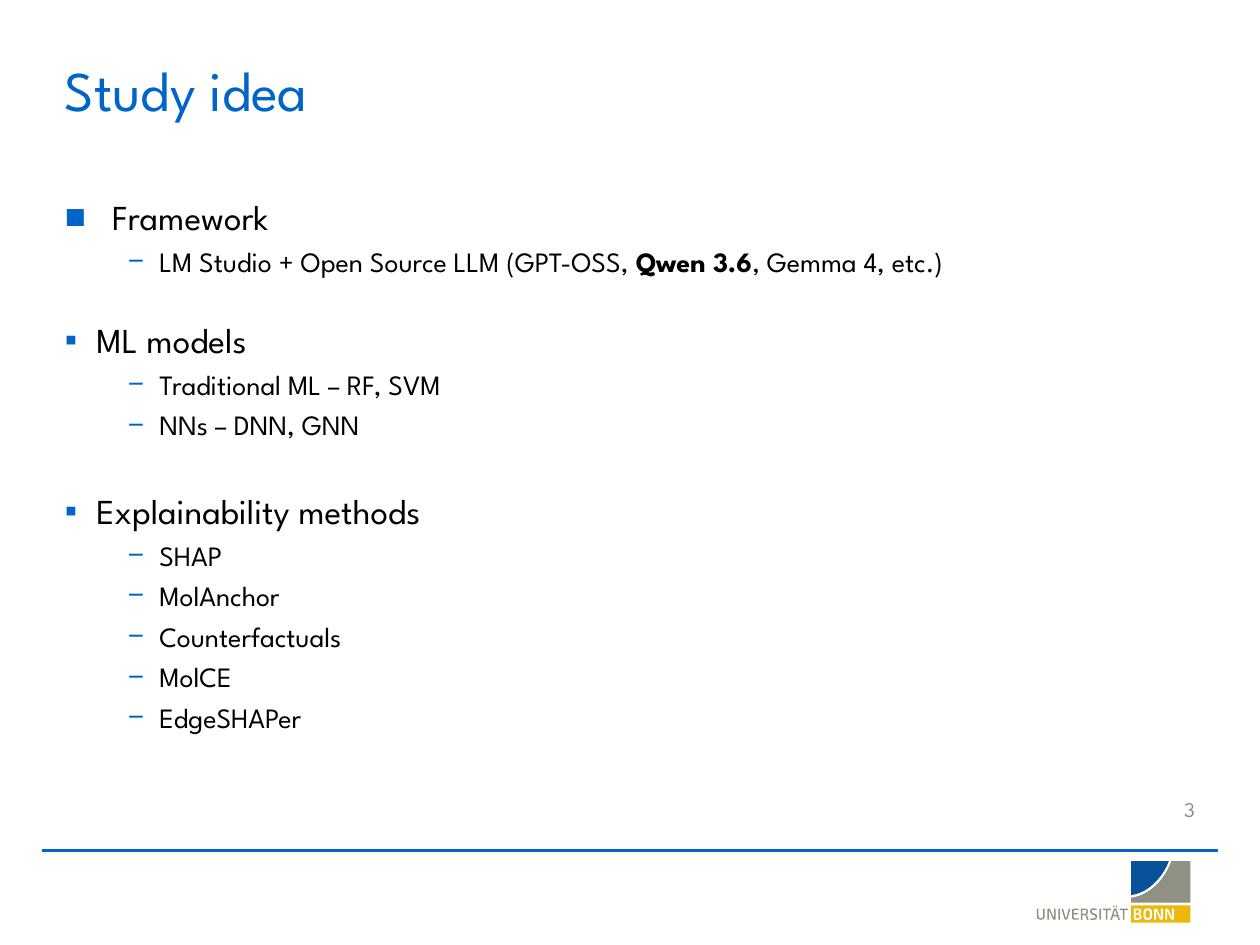
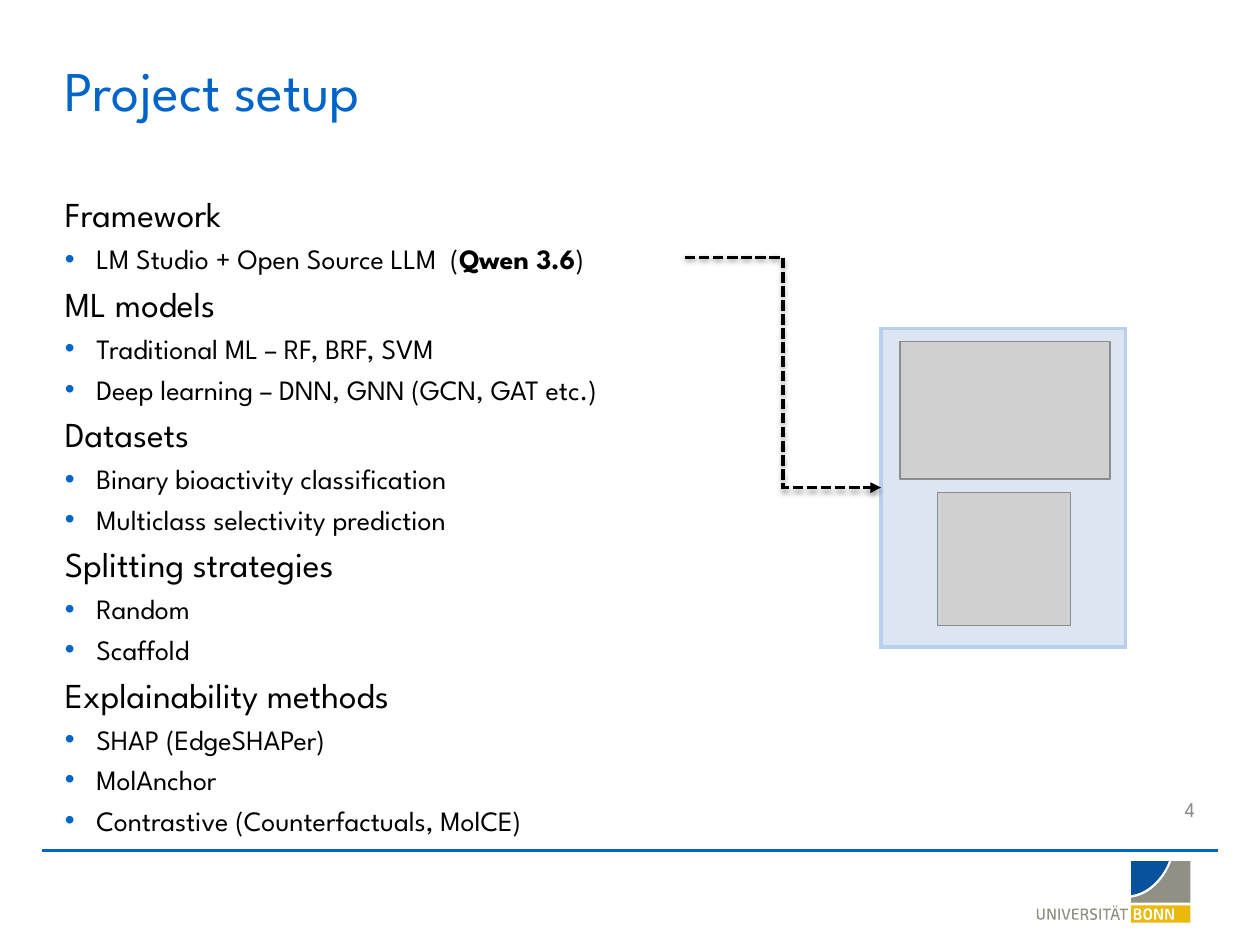
Before and after one commit to LSI-Uni-Bonn/ChemicHAL, a slide deck: slide 4 of slides/AI_Agent_Explainability.pptx (slide 3 before the commit). Drawn at 1260x945 pixels with LibreOffice and Linux fonts; fonts in the diff are those of the drawing; grey boxes stand for pictures; background and template pictures are left out. Boxes give left, top, right and bottom in pixels: in the first picture for what was removed or moved away, otherwise in the second. Text is boxed around its words. In the diff, an @@ line names an element or a change of style, - is before the commit and + after.

Commit message:
Add BRF algorithm, similarity-filtered MolCE foils, decomposition-based anchor occurrence
- ML: register BalancedRandomForestClassifier ("BRF") in train_model,
  build_model_from_split_file, train_on_split_file, and get_ml_info; route
  it through SHAP TreeExplainer.
- MolCE: rename `similarity_threshold` -> `scaffold_similarity_threshold`,
  add `min_similarity` Tanimoto cutoff on rebuilt foils with similarity-desc
  tiebreak on contrast ties; refactor top-N R-group/scaffold selection with
  early-stop and per-call foil reuse.
- MolAnchor: substructure occurrence now counts compounds whose BRICS
  decomposition actually produces the rule fragment(s), matching the
  population the anchor was drawable from; aggregator extended to use the
  union of merged-group fragments and store fragment_smiles per result.
- SHAP rendering: bump default mol_size to 1200x1200 and tighten contour
  params (sigma 0.22, gridResolution 0.04, 20 contour lines) for sharper
  atom-weight heatmaps.
- Slides: refresh AI_Agent_Explainability and figures_AI_agent decks.
- Add notebooks/test_xai_gnn_compatibility.ipynb.

```diff
--- a/slides/AI_Agent_Explainability.pptx
+++ b/slides/AI_Agent_Explainability.pptx
@@ title at (65,73,359,124): text changed @@
-Study idea
+Project setup
@@ text at (65,203,389,791): bullet ■ to none; bullet ▪ to none; bullet − to •; list level 2 to 1 in "MolAnchor" @@
@@ text at (96,249,584,275): text changed @@
-  − LM Studio + Open Source LLM (GPT-OSS, Qwen 3.6, Gemma 4, etc.)
+• LM Studio + Open Source LLM (Qwen 3.6)
@@ elbow arrow added from (684, 257) to (881, 488), #000000 2 pt dashed @@
@@ rectangle added at (881,329,1125,648), fill #DCE6F2, outline #B8D0ED 2 pt @@
@@ text at (65,339,597,661): text changed @@
-  − Traditional ML – RF, SVM
-  − NNs – DNN, GNN
+• Traditional ML – RF, BRF, SVM
+• Deep learning – DNN, GNN (GCN, GAT etc.)
+Datasets
+• Binary bioactivity classification
+• Multiclass selectivity prediction
+Splitting strategies
+• Random
+• Scaffold
@@ picture added at (900,341,1110,479) @@
@@ picture added at (937,493,1071,626) @@
@@ text at (96,730,325,756): text changed @@
-  − SHAP
+• SHAP (EdgeSHAPer)
@@ page number at (1185,803,1195,817): text changed @@
-3
+4
@@ text at (96,811,521,837): text changed @@
-  − Counterfactuals
-  − MolCE
-  − EdgeSHAPer
+• Contrastive (Counterfactuals, MolCE)
```
Also in this commit, not shown: 2 other slides changed, 9 slides added, 9 slides removed, 9 other files.
